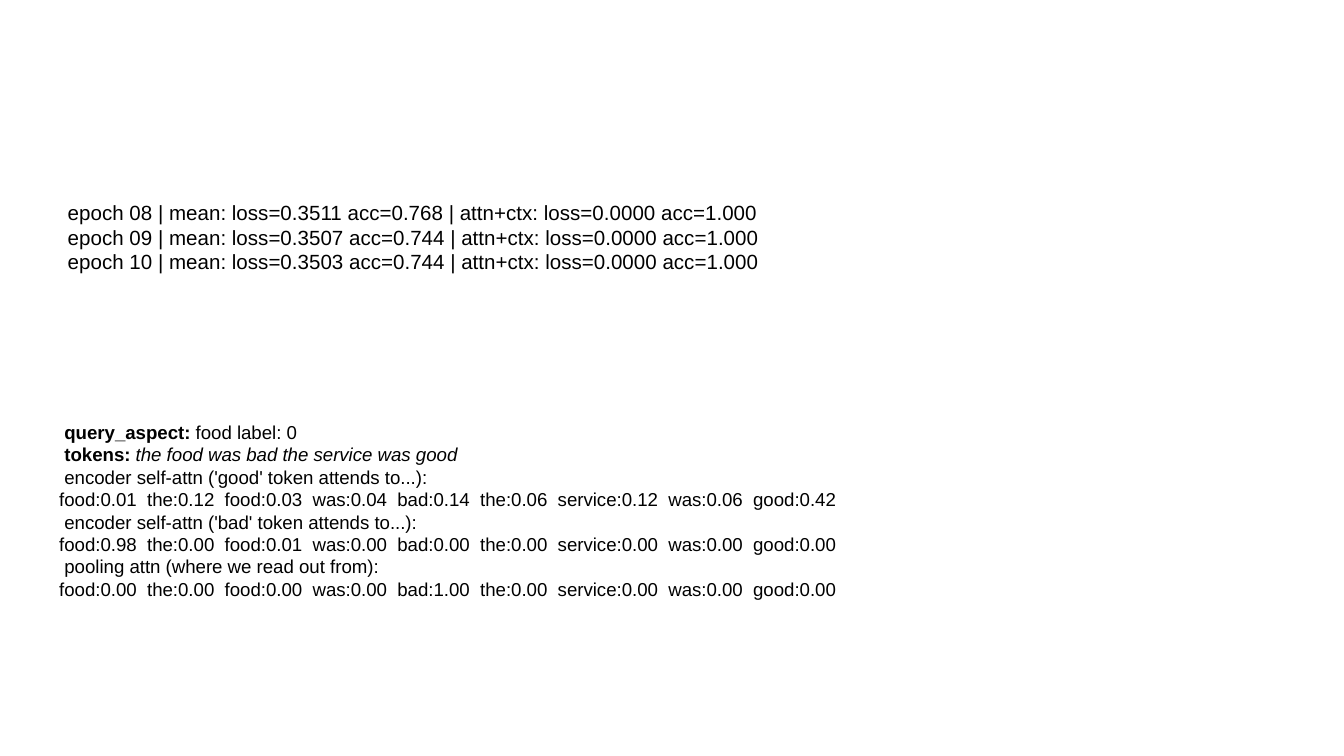
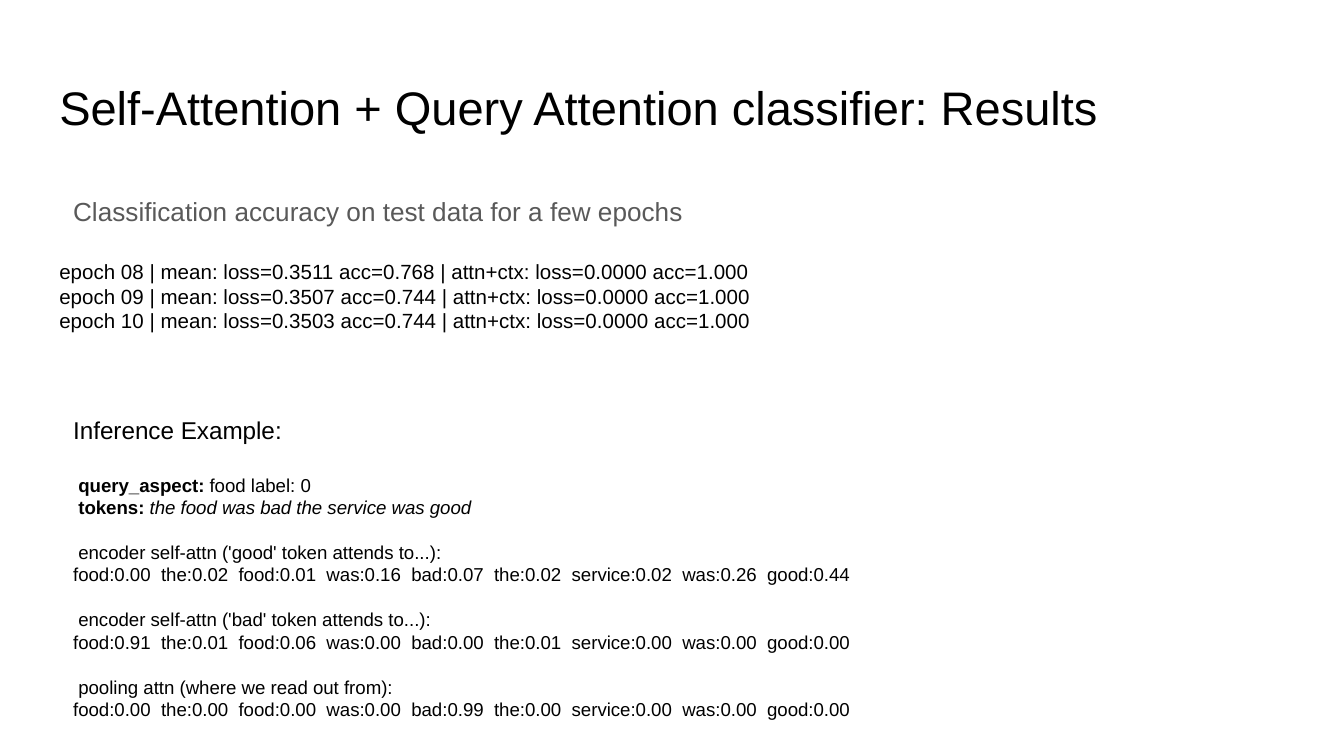
Before and after one commit to ankur6ue/deep-learning-course, a slide deck: slide 15 of Module 5/class_5.4/deep_learning_course_class_5.4.pptx. Drawn at 1344x756 pixels with LibreOffice and Linux fonts; fonts in the diff are those of the drawing. Boxes give left, top, right and bottom in pixels: in the first picture for what was removed or moved away, otherwise in the second. Text is boxed around its words. In the diff, an @@ line names an element or a change of style, - is before the commit and + after.

Commit message:
Updated slides for lecture 5.4

```diff
--- a/Module 5/class_5.4/deep_learning_course_class_5.4.pptx
+++ b/Module 5/class_5.4/deep_learning_course_class_5.4.pptx
@@ title added at (59,91,1098,134), 25.2 pt, text #000000 @@
+Self-Attention + Query Attention classifier: Results
@@ text added at (73,202,682,227), 14 pt, text #595959 @@
+Classification accuracy on test data for a few epochs
@@ text "epoch 08 | mean: loss=0.3511 ...": place and size @@
-text "epoch 08 | mean: loss=0.3511 ..." at (68,205,759,274)
+text "epoch 08 | mean: loss=0.3511 ..." at (59,264,750,333)
@@ text "Inference Example:": place and size @@
-text "Inference Example:" at (59,425,836,600)
+text "Inference Example:" at (73,421,850,720)
@@ text at (73,421,282,444): paragraph added @@
+Inference Example:
@@ text at (73,567,850,585): text changed @@
-food:0.01 the:0.12 food:0.03 was:0.04 bad:0.14 the:0.06 service:0.12 was:0.06 good:0.42
+food:0.00 the:0.02 food:0.01 was:0.16 bad:0.07 the:0.02 service:0.02 was:0.26 good:0.44
@@ text at (73,635,850,653): text changed @@
-food:0.98 the:0.00 food:0.01 was:0.00 bad:0.00 the:0.00 service:0.00 was:0.00 good:0.00
+food:0.91 the:0.01 food:0.06 was:0.00 bad:0.00 the:0.01 service:0.00 was:0.00 good:0.00
@@ text at (73,702,850,720): text changed @@
-food:0.00 the:0.00 food:0.00 was:0.00 bad:1.00 the:0.00 service:0.00 was:0.00 good:0.00
+food:0.00 the:0.00 food:0.00 was:0.00 bad:0.99 the:0.00 service:0.00 was:0.00 good:0.00
```
Also in this commit, not shown: 3 other slides changed, 4 slides added, 2 slides removed, 1 other file.
